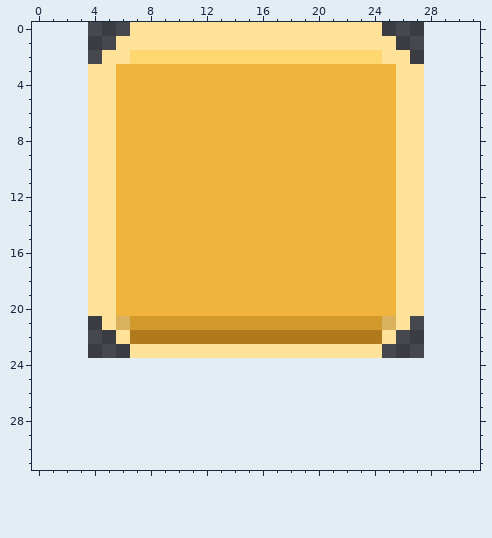
Pixel-art file, stored at assets/source/aseprite/ui_progress_gold.aseprite. That is the earlier state.
24x24 pixels, 1 frame. The old version is drawn lined up with the new one, on the new canvas.
Once edited:
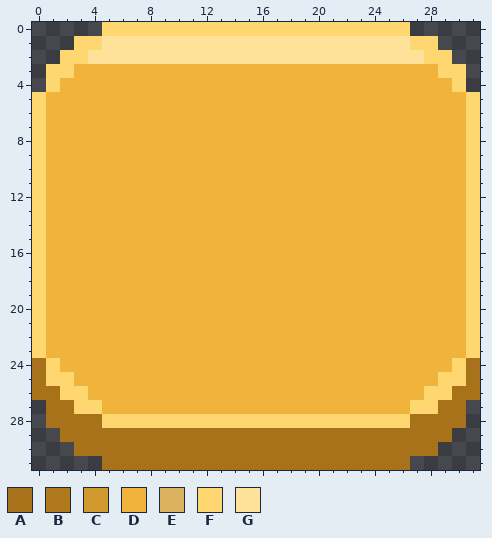
Palette (. is transparent): A #a8721a  B #b07a1c  C #d2992d  D #f0b43c  E #dab15f  F #ffd770  G #ffe29a
Difference:
canvas 24x24 -> 32x32, the old top-left corner now at 4,0
The author put colour A in rows 24 to 25 at x 0 and 31; in row 26 at x 0 to 1 and 30 to 31; in row 27 at x 1 to 2 and 29 to 30; in row 28 at x 1 to 4 and 27 to 30; in row 29 at x 2 to 29; in row 30 at x 3 to 28.
The author put colour A in row 31 at x 5 to 26.
The author put colour D in row 3 at x 3 and 28; in row 4 at x 2 to 3 and 28 to 29; in rows 5 to 20 at x 1 to 3 and 28 to 30; in row 21 at x 1 to 4 and 27 to 30; in row 22 at x 1 to 5 and 26 to 30; in row 23 at x 1 to 6 and 25 to 30.
The author put colour D in row 24 at x 2 to 29; in row 25 at x 3 to 28; in row 26 at x 4 to 27; in row 27 at x 5 to 26.
Colour B becomes colour D in row 22 at x 7 to 24.
Colour C becomes colour D in row 21 at x 7 to 24.
Colour E becomes colour D in row 21 at x 6 and 25.
Colour G becomes colour D in rows 3 to 20 at x 4 to 5 and 26 to 27; in row 21 at x 5 and 26; in row 22 at x 6 and 25; in row 23 at x 7 to 24.
The author put colour F in row 0 at x 5 to 6 and 25 to 26; in row 1 at x 3 to 4 and 27 to 28; in row 2 at x 2 to 3 and 28 to 29; in row 3 at x 1 to 2 and 29 to 30; in row 4 at x 1 and 30; in rows 5 to 23 at x 0 and 31.
The author put colour F in row 24 at x 1 and 30; in row 25 at x 1 to 2 and 29 to 30; in row 26 at x 2 to 3 and 28 to 29; in row 27 at x 3 to 4 and 27 to 28; in row 28 at x 5 to 26.
Colour G becomes colour F in row 0 at x 7 to 24.
The author put colour G in row 1 at x 5 and 26; in row 2 at x 4 and 27.
Colour F becomes colour G in row 2 at x 7 to 24.
Pixel boxes of the changes (left, top, right, bottom) in both pictures:
changed: (32, 22, 480, 470)
